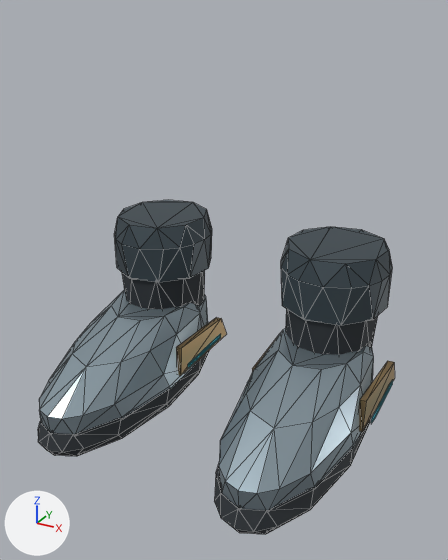
An edit to the glTF model assets/3d/equipment/ancient-ruins-v1/shoes-low.glb, drawn before and after from the same camera.
Camera for both pictures: a 50 mm lens placed at (0.383, -0.749, 0.559), pointed at (0.022, -0.093, 0.231). The lights are fixed; the arrows at lower left show +X, +Y and +Z. The older version comes first. Mesh edges are drawn as thin lines. Vertices at exactly the same position are counted once.

In view in the first picture: 'CW_Relic_shoes'.
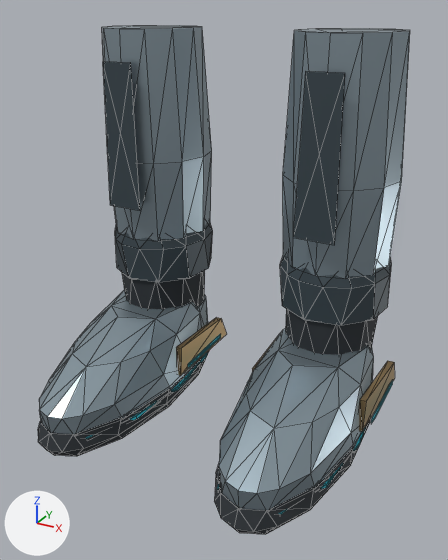
What differs and where, as boxes [x1, y1, x2, y2] in the pictures (448 x 560 px; the box of a moved part takes in the faces that stretch with it):
'CW_Relic_shoes', reshaped (52% taller)
    before: [38, 200, 395, 534]
    after: [38, 26, 410, 534]
part 1 of me_float_boot_sole_r, added
    after: [102, 26, 212, 241]
part 2 of me_float_boot_sole_r, added
    after: [283, 29, 410, 279]
part 3 of me_float_boot_sole_r, added
    after: [86, 353, 207, 438]
part 4 of me_float_boot_sole_r, added
    after: [218, 428, 365, 514]
part 5 of me_float_boot_sole_r, moved or reshaped
    before: [50, 211, 392, 509]
    after: [50, 62, 392, 509]

What the commit changed:
me_float_boot_sole_r is used by ob_cw_relic_shoes; location (0.0, 0.0, 0.0).
me_float_boot_sole_r had 405 vertices, 746 faces and spanned x -0.233..0.233, y -0.283..0.107, z 0.008..0.27.
me_float_boot_sole_r now has 512 vertices, 936 faces and spans x -0.233..0.233, y -0.283..0.113, z 0.008..0.535.
me_float_boot_sole_r part 1: a new loose piece of 37 vertices spanning x -0.215..-0.065, y -0.075..0.087, z 0.252..0.535, in mat_relic_satin_titanium (grey #99aab3).
me_float_boot_sole_r part 2: a new loose piece of 37 vertices spanning x 0.065..0.215, y -0.075..0.087, z 0.252..0.535, in mat_relic_satin_titanium (grey #99aab3).
me_float_boot_sole_r part 3: a new loose piece of 21 vertices spanning x -0.221..-0.059, y -0.275..0.113, z 0.031..0.037, in mat_relic_quiet_cyan (cyan #2c9eaf).
me_float_boot_sole_r part 4: a new loose piece of 21 vertices spanning x 0.059..0.221, y -0.275..0.113, z 0.031..0.037, in mat_relic_quiet_cyan (cyan #2c9eaf).
Part 5, on me_float_boot_sole_r:
34 vertices are removed from x -0.21..0.21, y -0.098..0.106, z 0.046..0.24.
145 faces are deleted.
25 vertices are added at x -0.206..0.206, y -0.085..0.105, z 0.046..0.495.
23 new faces join them, mat_relic_flexible_seal (dark grey #292f34).
40 new faces join them, mat_relic_satin_titanium (grey #99aab3).
56 new faces join them, mat_relic_dark_ceramic (greyish blue #404d55).
